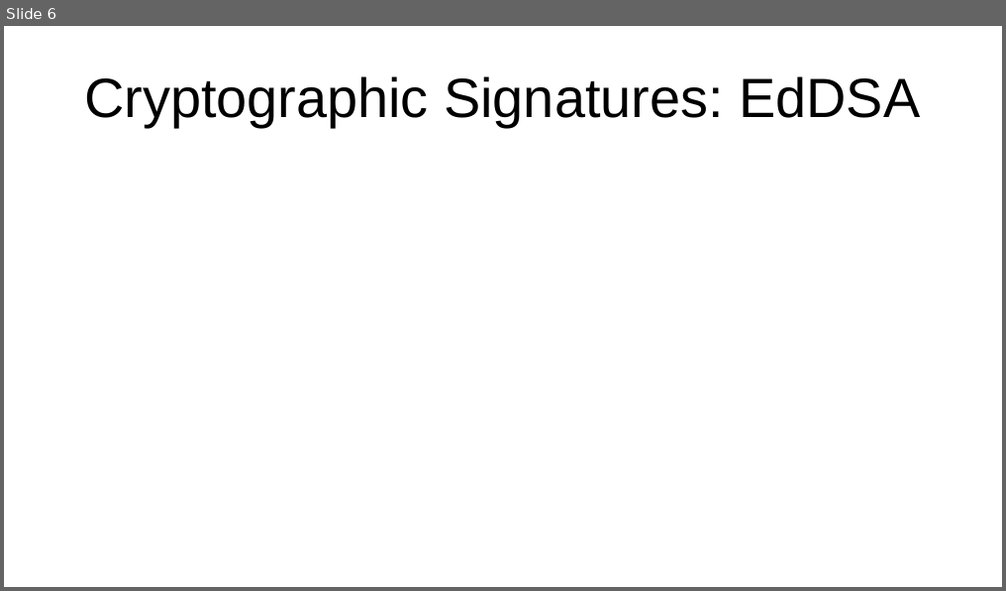
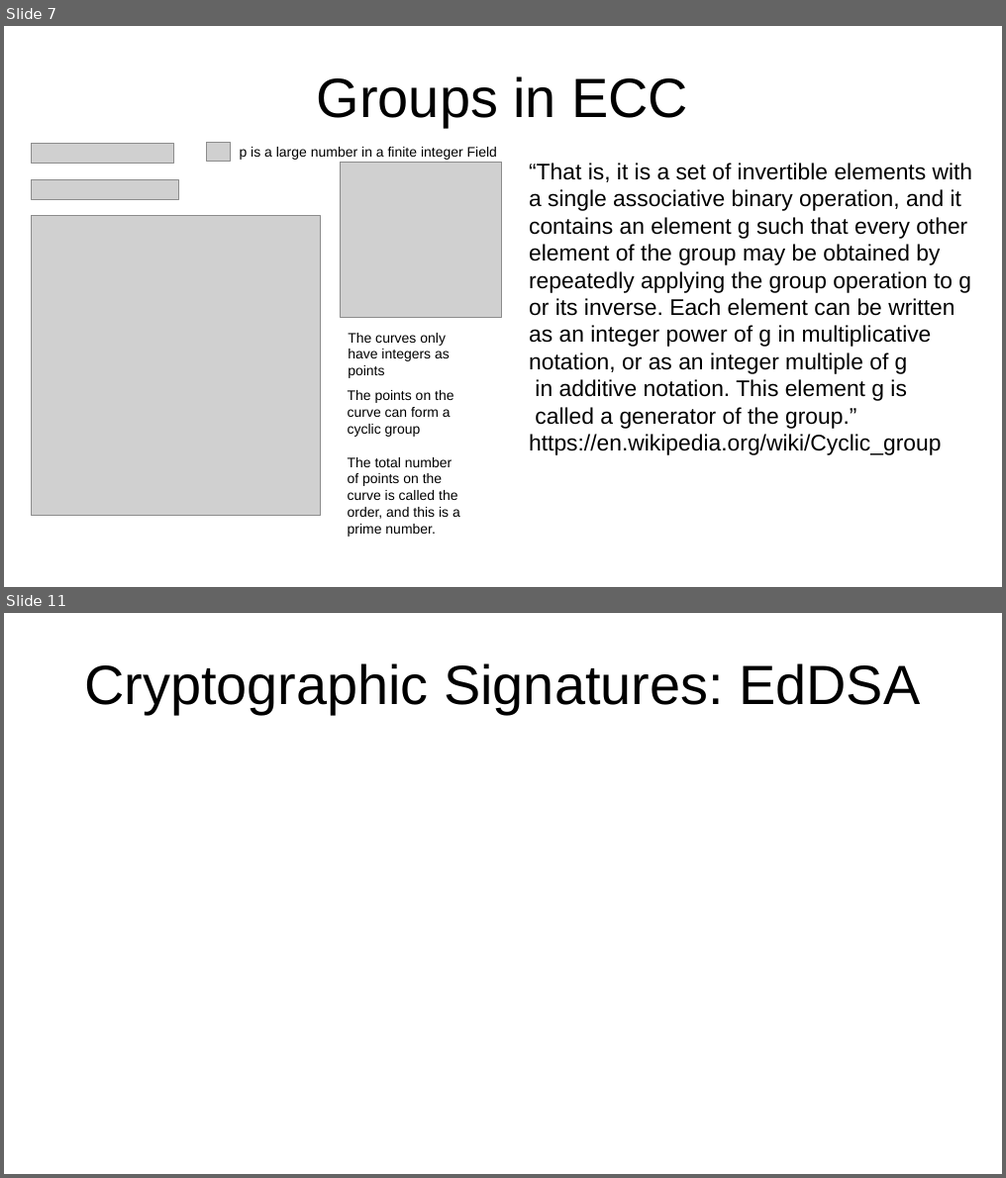
Before and after one commit to bshambaugh/Explorations-of-Category-Theory-for-Self-Sovereign-Identity, a slide deck: resources/IIW35_fA2022_cat_theory_for_SSI.odp. Shown one above the other, each under a label of ours: slide 6 before the commit, slides 7 and 11 after it; the slides between them are not shown. The pictures are 1006x591 and 1006x1178 pixels, drawn with LibreOffice and Linux fonts; fonts in the diff are those of the drawing; grey boxes stand for pictures. Boxes give left, top, right and bottom in pixels: in the first picture for what was removed or moved away, otherwise in the second. Text is boxed around its words. In the diff, an @@ line names an element or a change of style, - is before the commit and + after.

```diff
--- a/resources/IIW35_fA2022_cat_theory_for_SSI.odp
+++ b/resources/IIW35_fA2022_cat_theory_for_SSI.odp
@@ slide 7 added at (4, 26, 1002, 587), background #FFFFFF @@
@@ title added at (317, 76, 688, 127), 44 pt, text #000000 @@
+Groups in ECC
@@ picture added at (31, 144, 174, 164) @@
@@ picture added at (207, 142, 231, 161) @@
@@ text added at (240, 147, 497, 160), 11 pt, text #000000 @@
+p is a large number in a finite integer Field
@@ picture added at (340, 162, 502, 318) @@
@@ text added at (529, 163, 973, 456), 18 pt, text #000000 @@
+“That is, it is a set of invertible elements with
+a single associative binary operation, and it
+contains an element g such that every other
+element of the group may be obtained by
+repeatedly applying the group operation to g
+or its inverse. Each element can be written
+as an integer power of g in multiplicative
+notation, or as an integer multiple of g
+in additive notation. This element g is
+called a generator of the group.”
+https://en.wikipedia.org/wiki/Cyclic_group
@@ picture added at (31, 179, 179, 200) @@
@@ picture added at (31, 216, 321, 516) @@
@@ text added at (348, 333, 450, 378), 11 pt, text #000000 @@
+The curves only have integers as points
@@ text added at (348, 390, 460, 537), 11 pt, text #000000 @@
+The points on the curve can form a cyclic group
+The total number of points on the curve is called the order, and this is a prime number.
@@ what was slide 6 is now slide 11 @@
```
Also in this commit, not shown: 5 slides changed, 9 other slides added, 3 slides removed, 1 other file.
